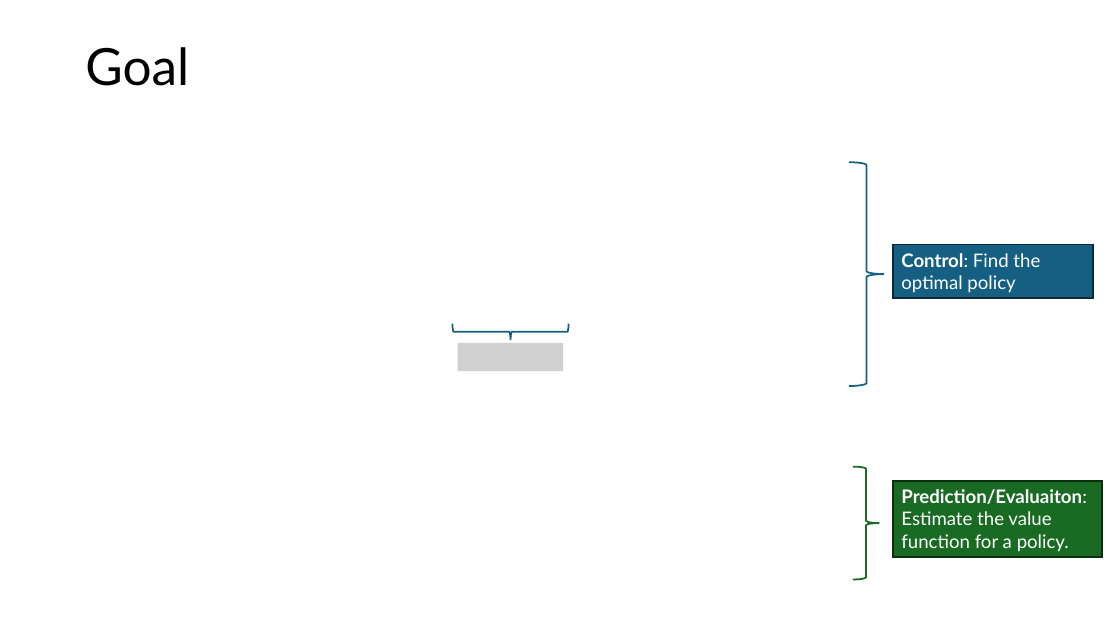
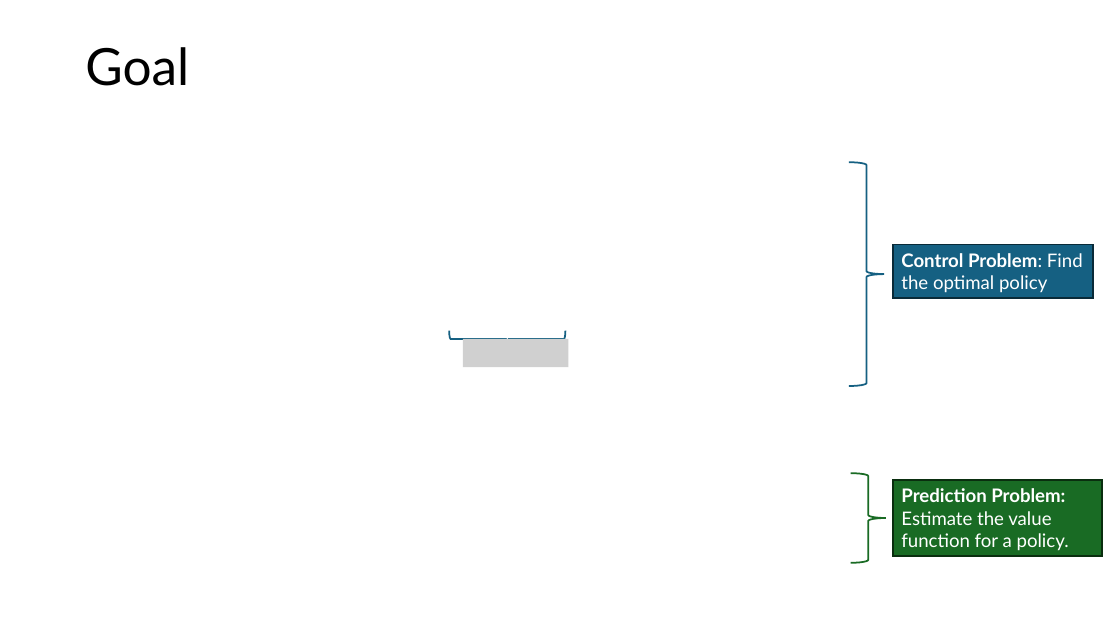
Before and after one commit to mhahsler/Introduction_to_Reinforcement_Learning, a slide deck: slide 3 of slides/Lecture_Chapter04.pptx. Drawn at 1120x630 pixels with LibreOffice and Linux fonts; fonts in the diff are those of the drawing; grey boxes stand for pictures. Boxes give left, top, right and bottom in pixels: in the first picture for what was removed or moved away, otherwise in the second. Text is boxed around its words. In the diff, an @@ line names an element or a change of style, - is before the commit and + after.

```diff
--- a/slides/Lecture_Chapter04.pptx
+++ b/slides/Lecture_Chapter04.pptx
@@ text in rectangle at box(901, 253, 1083, 293): text changed @@
-Control: Find the optimal policy
+Control Problem: Find the optimal policy
@@ right brace: place and size @@
-right brace at box(453, 323, 569, 340)
+right brace at box(450, 330, 565, 347)
@@ picture: place and size @@
-picture at box(458, 343, 564, 371)
+picture at box(463, 339, 569, 368)
@@ right brace: place and size @@
-right brace at box(853, 467, 880, 580)
+right brace at box(851, 473, 886, 563)
@@ text in rectangle at box(901, 488, 1069, 551): text changed @@
-Prediction/Evaluaiton: Estimate the value function for a policy.
+Prediction Problem: Estimate the value function for a policy.
```
Also in this commit, not shown: 3 other slides changed, 5 other files.
